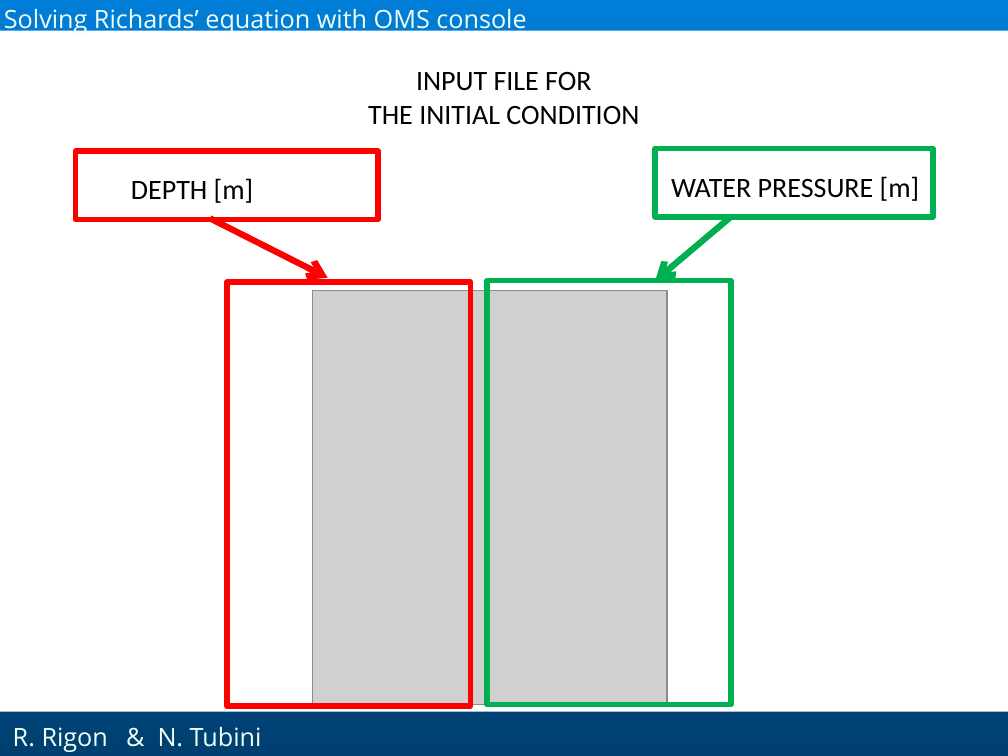
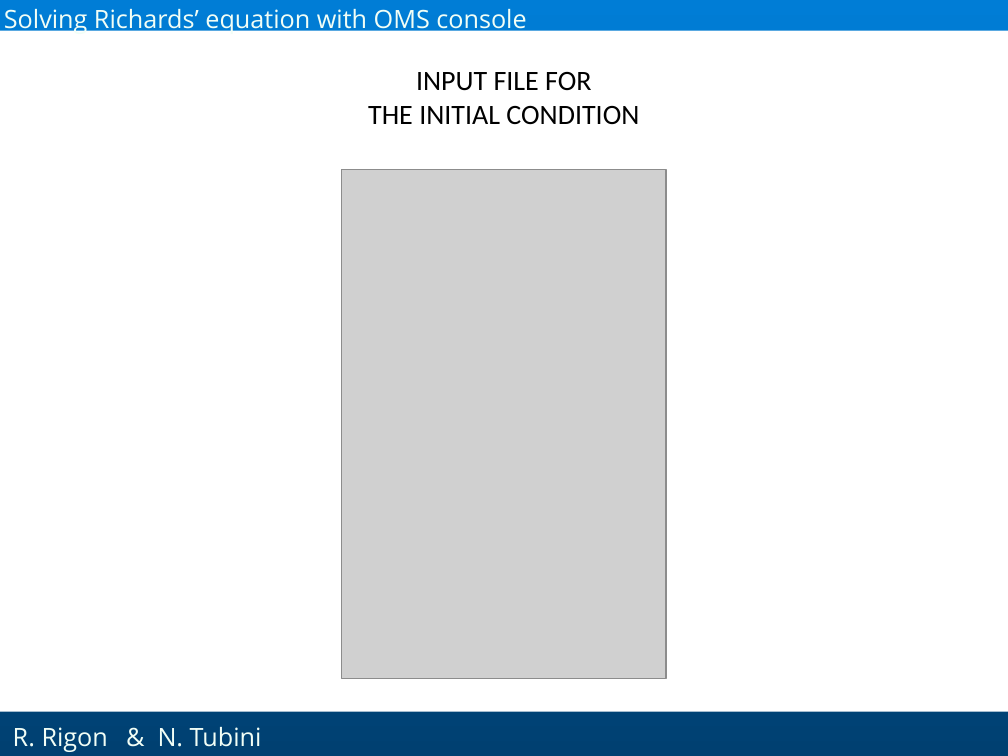
Before and after one commit to GEOframeOMSProjects/OMS_Project_Richards1D, a slide deck: slide 24 of Materials/Richards_English.pptx. Drawn at 1008x756 pixels with LibreOffice and Linux fonts; fonts in the diff are those of the drawing; grey boxes stand for pictures; background and template pictures are left out. Boxes give left, top, right and bottom in pixels: in the first picture for what was removed or moved away, otherwise in the second. Text is boxed around its words. In the diff, an @@ line names an element or a change of style, - is before the commit and + after.

Commit message:
Modified the slide about the initial condition input file.

```diff
--- a/Materials/Richards_English.pptx
+++ b/Materials/Richards_English.pptx
@@ rectangle removed at <box>655,148,932,217</box> @@
@@ rectangle removed at <box>76,151,378,220</box> @@
@@ text removed at <box>131,178,254,203</box> @@
-DEPTH [m]
@@ picture: place and size @@
-picture at <box>312,291,667,706</box>
+picture at <box>342,169,666,678</box>
@@ text removed at <box>671,176,920,201</box> @@
-WATER PRESSURE [m]
@@ arrow removed from (210, 219) to (328, 278) @@
@@ arrow removed from (731, 217) to (655, 280) @@
@@ rectangle removed at <box>227,282,471,707</box> @@
@@ rectangle removed at <box>487,280,731,705</box> @@
```
